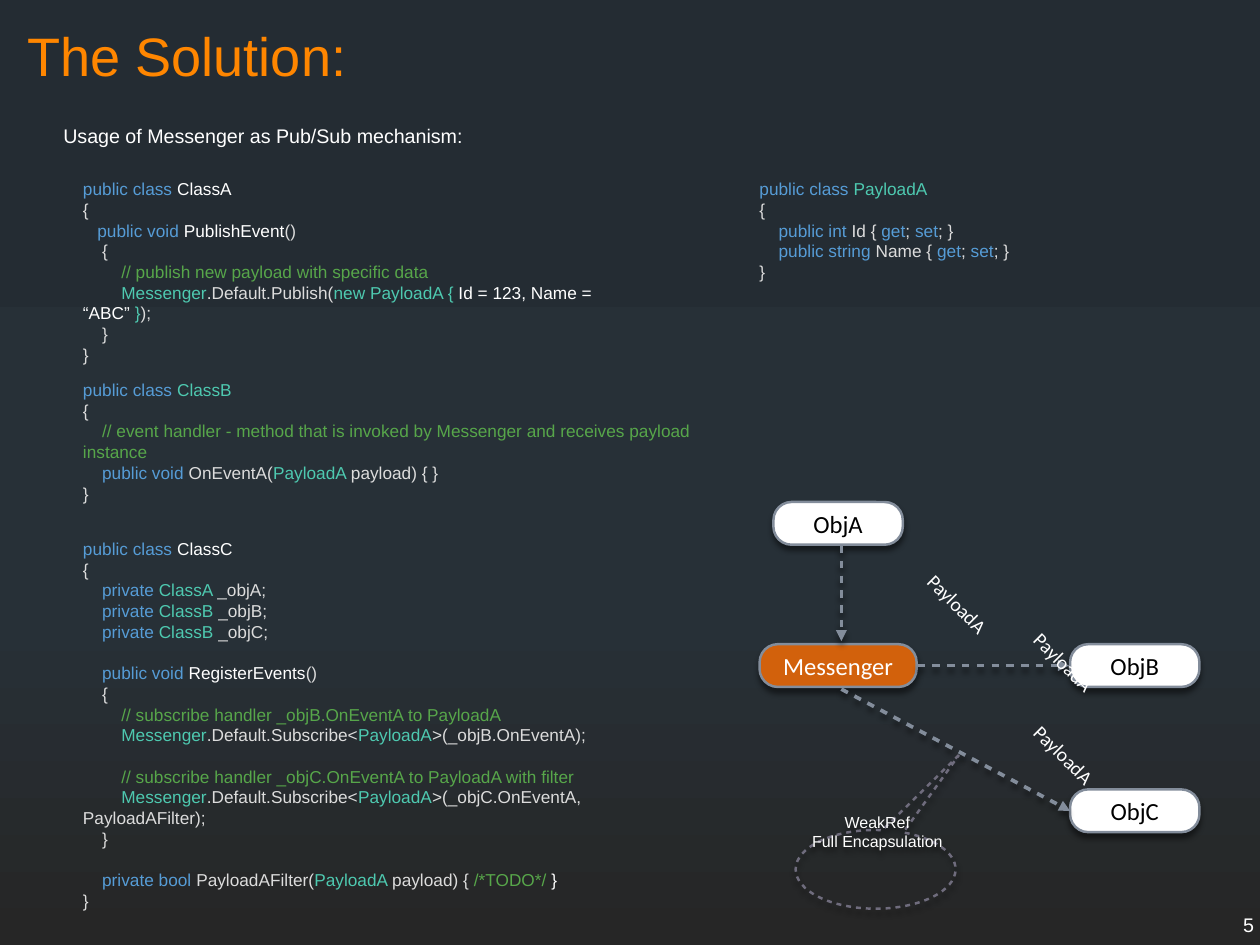
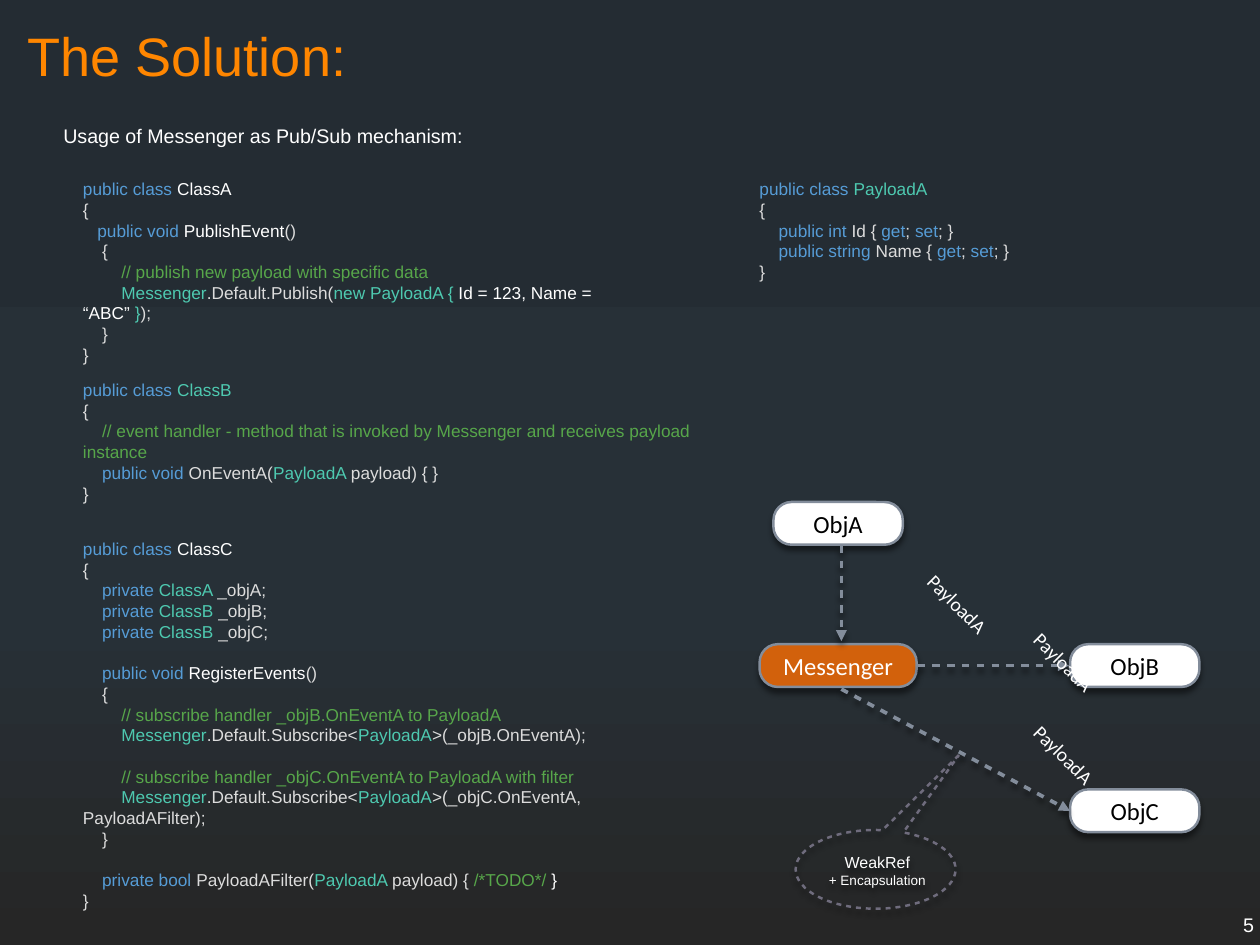
Before and after one commit to supermax/pubsub, a slide deck: slide 5 of docs/PubSub Messenger.pptx. Drawn at 1260x945 pixels with LibreOffice and Linux fonts; fonts in the diff are those of the drawing. Boxes give left, top, right and bottom in pixels: in the first picture for what was removed or moved away, otherwise in the second. Text is boxed around its words. In the diff, an @@ line names an element or a change of style, - is before the commit and + after.

```diff
--- a/docs/PubSub Messenger.pptx
+++ b/docs/PubSub Messenger.pptx
@@ text in freeform shape at <box>840,875,925,888</box>: text changed; size 13 to 11 pt @@
-Full Encapsulation
++ Encapsulation
```
Also in this commit, not shown: 9 other files.
